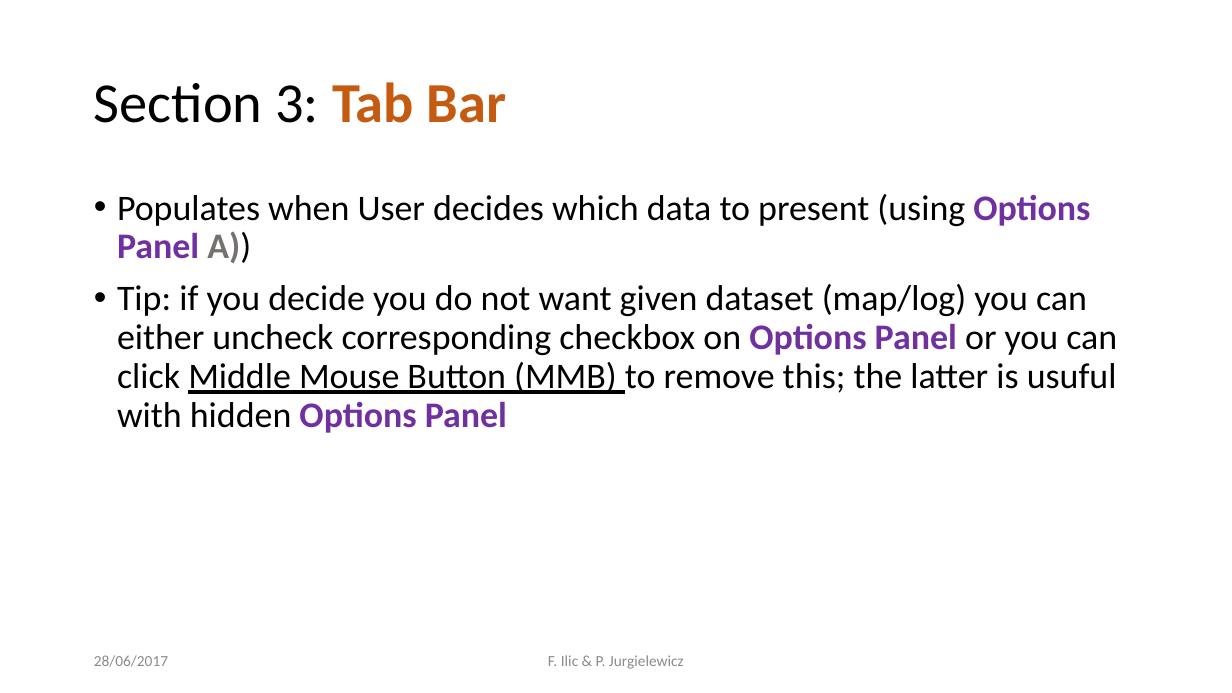
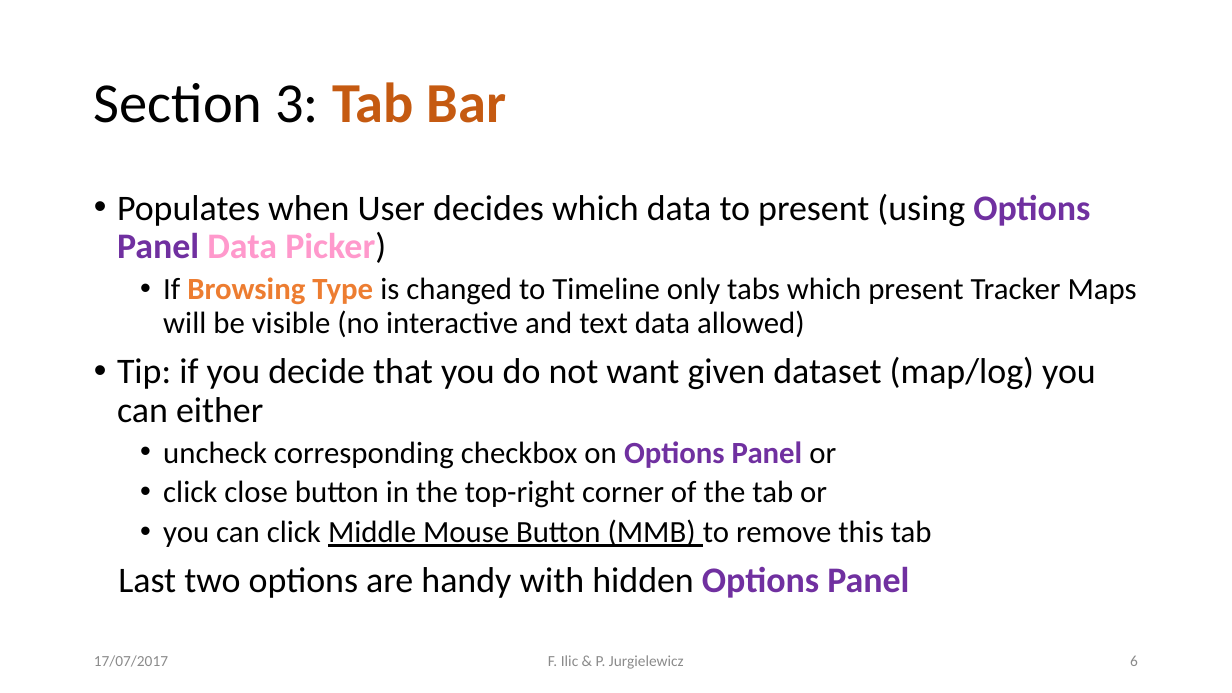
Before and after one commit to sroychow/cmsTrackerMaps, a slide deck: slide 6 of doc/tkmap_manual.pptx (slide 4 before the commit). Drawn at 1232x693 pixels with LibreOffice and Linux fonts; fonts in the diff are those of the drawing. Boxes give left, top, right and bottom in pixels: in the first picture for what was removed or moved away, otherwise in the second. Text is boxed around its words. In the diff, an @@ line names an element or a change of style, - is before the commit and + after.

```diff
--- a/doc/tkmap_manual.pptx
+++ b/doc/tkmap_manual.pptx
@@ text at [117,194,1137,598]: text changed; size 28 to 24 pt @@
-• Populates when User decides which data to present (using Options Panel A))
-• Tip: if you decide you do not want given dataset (map/log) you can either uncheck corresponding checkbox on Options Panel or you can click Middle Mouse Button (MMB) to remove this; the latter is usuful with hidden Options Panel
+• Populates when User decides which data to present (using Options Panel Data Picker)
+  • If Browsing Type is changed to Timeline only tabs which present Tracker Maps will be visible (no interactive and text data allowed)
+• Tip: if you decide that you do not want given dataset (map/log) you can either
+  • uncheck corresponding checkbox on Options Panel or
+  • click close button in the top-right corner of the tab or
+  • you can click Middle Mouse Button (MMB) to remove this tab
+Last two options are handy with hidden Options Panel
@@ text at [94,655,168,667]: text changed @@
-28/06/2017
+17/07/2017
@@ page number added at [1130,655,1138,666], 12 pt, text #8C8C8C @@
+6
```
Also in this commit, not shown: 6 other slides changed, 6 slides added, 7 other files.
